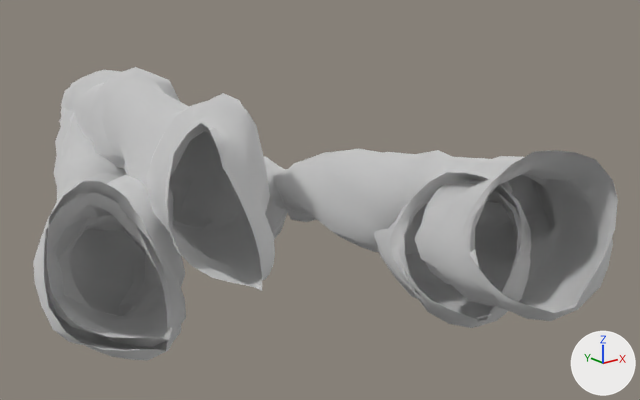
Renders of the glTF model asset-src/glb/station/Mine_Haende.glb from each side of a commit.
The view is the same before and after, from a camera (50 mm lens) standing at (-0.668, -1.104, 0.341) and looking at (0.046, -0.211, -0.017). The axes (+X, +Y, +Z) are drawn at lower right. The lights are the same throughout. The picture after the commit comes second.

The first picture shows 'haende_ef2', 'haende_ig3', 'haende_k12'.
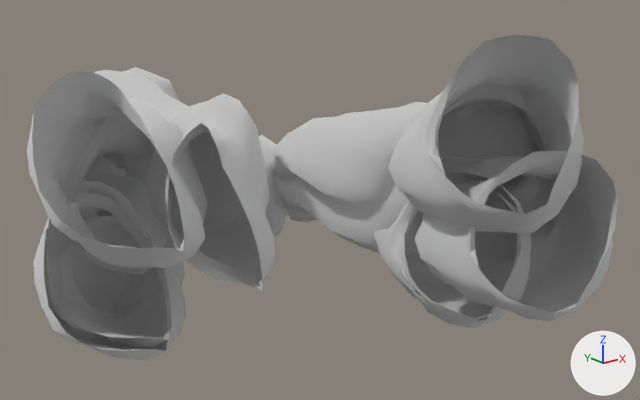
What differs and where, as boxes [x1, y1, x2, y2] in the pictures (640 x 400 px):
'haende_ar39', added
    after: [27, 35, 583, 274]

The change, as a list of edits to the scene's bpy script:
```text
Add me_mesh_008:
    me_mesh_008.from_pydata(...)  # 1754 vertices, 3458 faces; spans x -0.38..0.235, y -0.623..0.29, z -0.093..0.239
    me_mesh_008.materials.append(mat_ext_soldat)  # white #e7e7e7
Add ob_haende_ar39:
    ob_haende_ar39 = bpy.data.objects.new('haende_ar39', me_mesh_008)
    ob_haende_ar39.location = (0.0, 0.0, 0.0)
```
